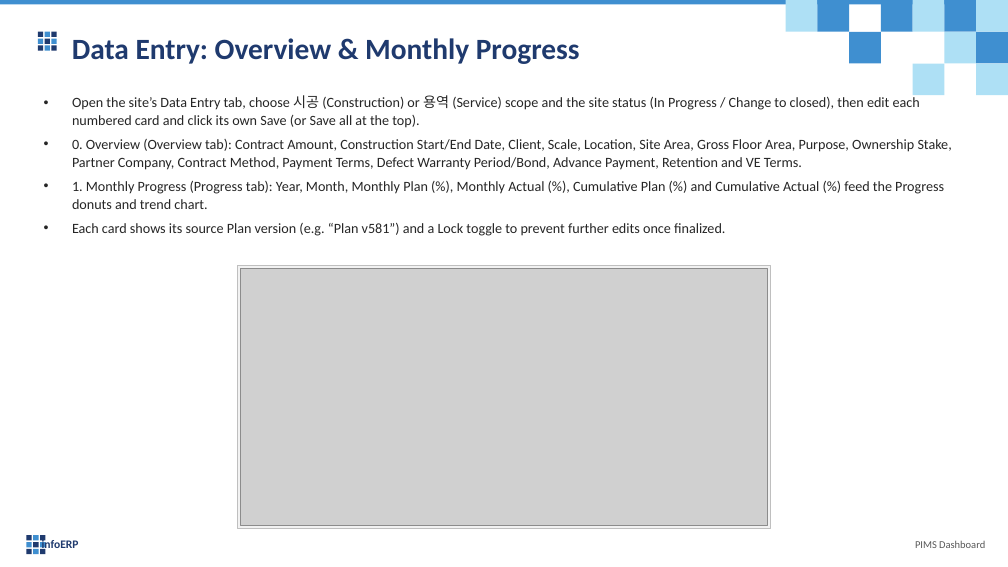
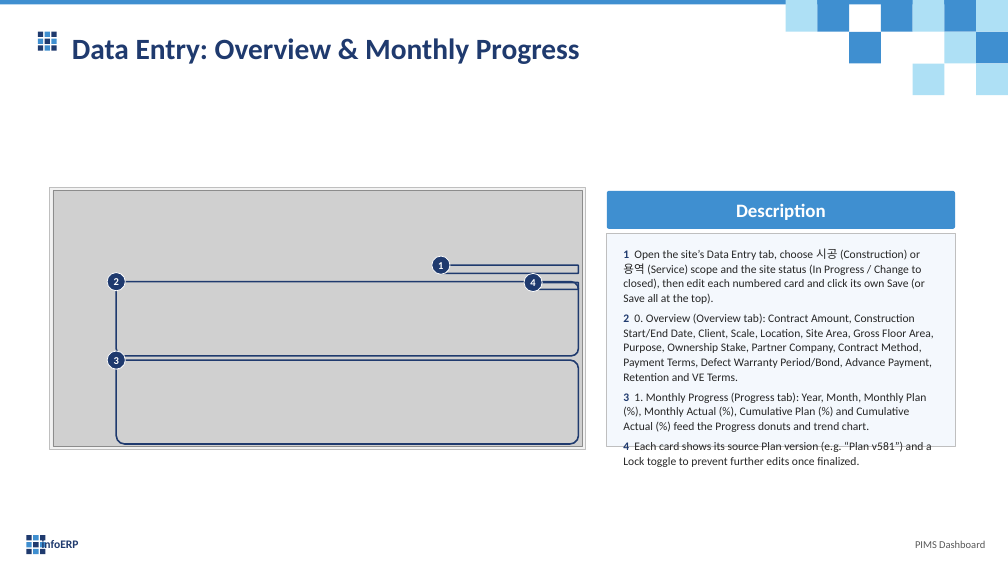
Before and after one commit to truongCLT/PIMS-DASHBOARD, a slide deck: slide 23 of docs/PIMS_Dashboard_User_Guide_V1.pptx. Drawn at 1008x567 pixels with LibreOffice and Linux fonts; fonts in the diff are those of the drawing; grey boxes stand for pictures. Boxes give left, top, right and bottom in pixels: in the first picture for what was removed or moved away, otherwise in the second. Text is boxed around its words. In the diff, an @@ line names an element or a change of style, - is before the commit and + after.

```diff
--- a/docs/PIMS_Dashboard_User_Guide_V1.pptx
+++ b/docs/PIMS_Dashboard_User_Guide_V1.pptx
@@ rectangle: place and size @@
-rectangle at [237, 265, 771, 529]
+rectangle at [50, 188, 585, 449]
@@ picture: place and size @@
-picture at [240, 268, 768, 526]
+picture at [53, 191, 582, 446]
@@ rounded rectangle added at [607, 191, 956, 228], fill #3F8FD0, 18 pt, text #FFFFFF, bold @@
+Description
@@ rectangle added at [607, 234, 956, 447], fill #F4F8FD, outline #BFBFBF 0.75 pt @@
@@ ellipse added at [432, 256, 450, 274], fill #1F3A6E, outline #FFFFFF 0.75 pt, 10 pt, text #FFFFFF, bold @@
+1
@@ rounded rectangle added at [441, 265, 578, 274], outline #1F3A6E 1.5 pt @@
@@ text at [623, 248, 934, 467]: text changed; size 13.5 to 11 pt @@
-• Open the site’s Data Entry tab, choose 시공 (Construction) or 용역 (Service) scope and the site status (In Progress / Change to closed), then edit each numbered card and click its own Save (or Save all at the top).
-• 0. Overview (Overview tab): Contract Amount, Construction Start/End Date, Client, Scale, Location, Site Area, Gross Floor Area, Purpose, Ownership Stake, Partner Company, Contract Method, Payment Terms, Defect Warranty Period/Bond, Advance Payment, Retention and VE Terms.
-• 1. Monthly Progress (Progress tab): Year, Month, Monthly Plan (%), Monthly Actual (%), Cumulative Plan (%) and Cumulative Actual (%) feed the Progress donuts and trend chart.
-• Each card shows its source Plan version (e.g. “Plan v581”) and a Lock toggle to prevent further edits once finalized.
+1 Open the site’s Data Entry tab, choose 시공 (Construction) or 용역 (Service) scope and the site status (In Progress / Change to closed), then edit each numbered card and click its own Save (or Save all at the top).
+2 0. Overview (Overview tab): Contract Amount, Construction Start/End Date, Client, Scale, Location, Site Area, Gross Floor Area, Purpose, Ownership Stake, Partner Company, Contract Method, Payment Terms, Defect Warranty Period/Bond, Advance Payment, Retention and VE Terms.
+3 1. Monthly Progress (Progress tab): Year, Month, Monthly Plan (%), Monthly Actual (%), Cumulative Plan (%) and Cumulative Actual (%) feed the Progress donuts and trend chart.
+4 Each card shows its source Plan version (e.g. “Plan v581”) and a Lock toggle to prevent further edits once finalized.
@@ ellipse added at [107, 273, 126, 291], fill #1F3A6E, outline #FFFFFF 0.75 pt, 10 pt, text #FFFFFF, bold @@
+2
@@ rounded rectangle added at [116, 282, 578, 356], outline #1F3A6E 1.5 pt @@
@@ ellipse added at [524, 274, 542, 292], fill #1F3A6E, outline #FFFFFF 0.75 pt, 10 pt, text #FFFFFF, bold @@
+4
@@ rounded rectangle added at [533, 283, 578, 290], outline #1F3A6E 1.5 pt @@
@@ ellipse added at [107, 351, 126, 369], fill #1F3A6E, outline #FFFFFF 0.75 pt, 10 pt, text #FFFFFF, bold @@
+3
@@ rounded rectangle added at [116, 360, 578, 444], outline #1F3A6E 1.5 pt @@
```
Also in this commit, not shown: 29 other slides changed, 2 other files.
